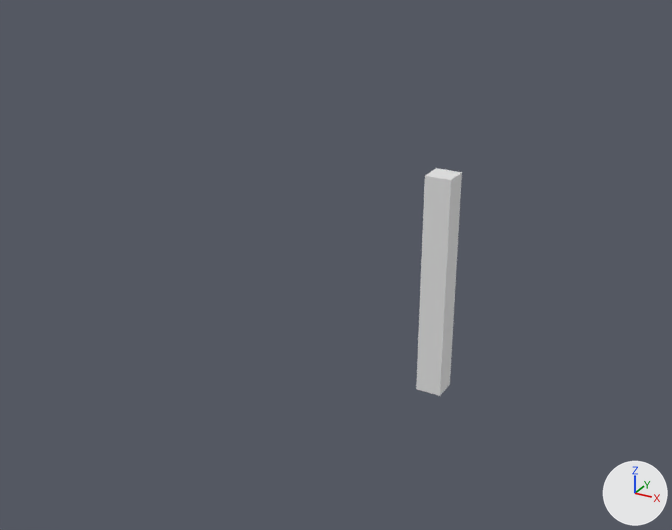
The Blender file modelSource/horn.blend as it was, and as the next commit left it.
Before and after are seen from a 50 mm camera at (5.95, -14.77, 9.53) aimed at (-0.26, -3.49, 3.89). The lights are fixed; the arrows at lower right show +X, +Y and +Z.
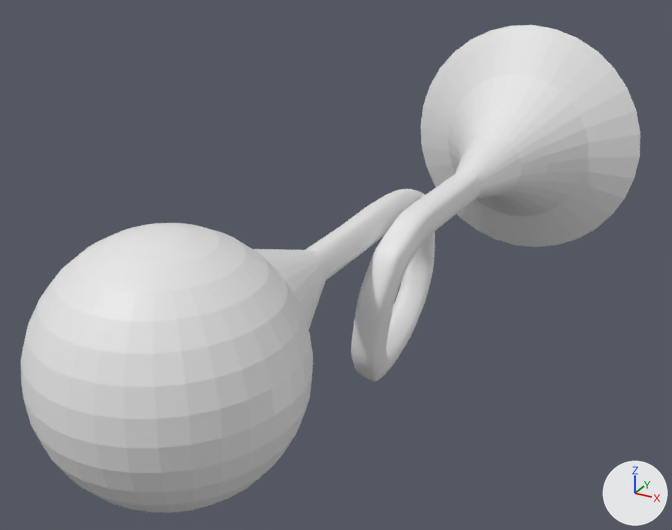
Commit message: horn glb

Pixel boxes [x1, y1, x2, y2] of what changed, in the pictures (672 x 530 px):
'Sphere', added
    after: [21, 223, 313, 513]
'Cylinder.001', added
    after: [421, 25, 640, 247]
'Plane', reshaped, modifiers changed
    before: [416, 168, 462, 396]
    after: [306, 171, 480, 381]
'Cylinder', added
    after: [253, 249, 328, 330]

The change, as a diff of the scene's bpy script:
```diff
--- a/modelSource/horn.blend.py
+++ b/modelSource/horn.blend.py
@@ me_plane @@
 # used by ob_plane; location = (0.0, 0.0, 0.0)
-me_plane.from_pydata(...)  # 2 vertices, 0 faces, 1 loose edge; spans x 0.0, y 0.0, z 0.0..4.37
+me_plane.from_pydata(...)  # 19 vertices, 0 faces, 18 loose edges; spans x 0.0..0.59, y -6.17..1.82, z 2.0..4.4
+# me_plane part 1: the whole mesh is rebuilt
@@ me_cylinder_001 @@
+me_cylinder_001.from_pydata(...)  # 192 vertices, 162 faces; spans x -2.24..2.24, y -2.24..2.24, z -0.57..2.71
@@ me_cylinder @@
+me_cylinder.from_pydata(...)  # 64 vertices, 34 faces; spans x -1.0..1.0, y -1.0..1.0, z -1.0..1.12
@@ me_sphere @@
+me_sphere.from_pydata(...)  # a UV sphere (32 segments, 16 rings, poles along z) spanning x -1.0..1.0, y -1.0..1.0, z -1.0..1.0
@@ ob_plane @@
 _m = ob_plane.modifiers.new('Skin', 'SKIN')
+_m = ob_plane.modifiers.new('Bevel', 'BEVEL')
+_m = ob_plane.modifiers.new('Subdivision', 'SUBSURF')
@@ ob_cylinder_001 @@
+ob_cylinder_001 = bpy.data.objects.new('Cylinder.001', me_cylinder_001)
+ob_cylinder_001.location = (0.59, 2.13, 4.38)
+ob_cylinder_001.rotation_euler = (1.571, 0.0, 0.0)  # degrees (90, 0, 0)
@@ ob_cylinder @@
+ob_cylinder = bpy.data.objects.new('Cylinder', me_cylinder)
+ob_cylinder.location = (0.0, -5.54, 4.35)
+ob_cylinder.rotation_euler = (1.571, 0.0, 0.0)  # degrees (90, 0, 0)
@@ ob_sphere @@
+ob_sphere = bpy.data.objects.new('Sphere', me_sphere)
+ob_sphere.location = (0.0, -7.75, 4.37)
+ob_sphere.scale = (1.58, 1.58, 1.58)
```
